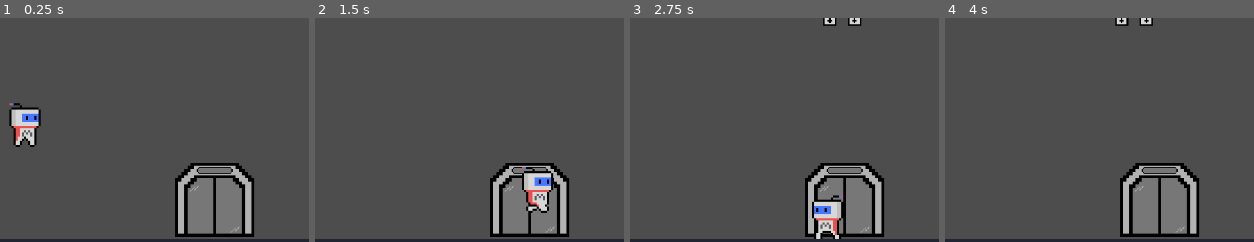
Above: before the commit, frames 1-4 (left to right).
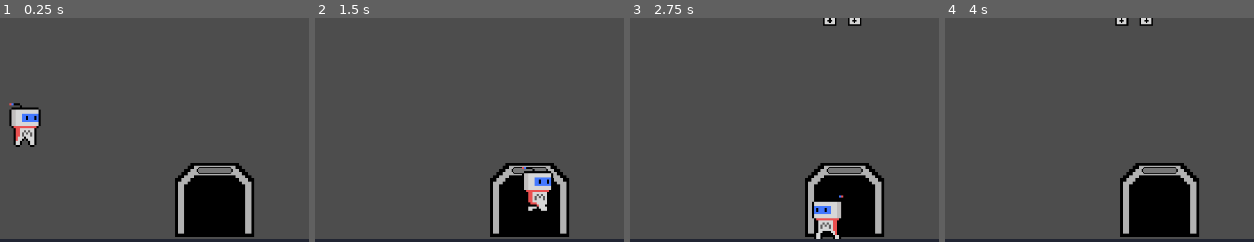
Above: after the commit, the same moments.

Repository: mrshark3959/Magnettwins-GODOT
Game: Godot game, scene res://Scenes/Elevator.tscn
The game is run twice, just before and just after one commit, with the same random seed, the same clock (stepped at 60 frames per second) and the same inputs. This scene is started directly instead of the project's main scene. The engine's default icon, where the game draws it, is replaced by a stand-in: a white triangle on a blue panel in a dark square.
Inputs:
- Up to frame 1 (0.25 s): no input
- Up to frame 2 (1.5 s): hold Right (right) from 0.53 s (still down); tap A (a) at 0.6 s; tap Up (up) at 0.77, 1.07 s; tap D (d) at 0.8, 1.35 s
- Up to frame 3 (2.75 s): tap Up (up) at 1.52, 1.82, 2.3 s; tap S (s) at 1.55, 2.1 s; release Right (right) at 2.03 s; hold Left (left) from 2.03 s (still down)
- Up to frame 4 (4 s): release Left (left) at 2.78 s; hold Right (right) from 2.78 s (still down); tap Up (up) at 2.85, 3.02, 3.32, 3.77 s; tap A (a) at 3.05, 3.6 s; tap D (d) at 3.8 s
The pictures show only the part of the screen within x 20-70%, y 4-54%; the shares and areas given below are measured in that part.

The runs differ from the first frame. In frame 1, 4.1% of the frame differs, in the area x 60-79%, y 71-97%; in frame 2, 3.0%; in frame 3, 2.9%; in frame 4, 4.1%.

Commit message:
Elevator needs mask
Done but needs mask

Diff:
--- a/Scenes/Elevator.tscn
+++ b/Scenes/Elevator.tscn
@@ -316,7 +316,7 @@
 }],
 "loop": false,
 "name": &"Elevator Close",
-"speed": 18.0
+"speed": 15.0
 }, {
 "frames": [{
 "duration": 1.0,
@@ -393,17 +393,50 @@
 }, {
 "duration": 1.0,
 "texture": SubResource("AtlasTexture_s5q73")
+}, {
+"duration": 1.0,
+"texture": SubResource("AtlasTexture_jp6an")
+}, {
+"duration": 1.0,
+"texture": SubResource("AtlasTexture_jp6an")
+}, {
+"duration": 1.0,
+"texture": SubResource("AtlasTexture_jp6an")
+}, {
+"duration": 1.0,
+"texture": SubResource("AtlasTexture_jp6an")
+}, {
+"duration": 1.0,
+"texture": SubResource("AtlasTexture_jp6an")
+}, {
+"duration": 1.0,
+"texture": SubResource("AtlasTexture_jp6an")
+}, {
+"duration": 1.0,
+"texture": SubResource("AtlasTexture_jp6an")
+}, {
+"duration": 1.0,
+"texture": SubResource("AtlasTexture_jp6an")
+}, {
+"duration": 1.0,
+"texture": SubResource("AtlasTexture_jp6an")
+}, {
+"duration": 1.0,
+"texture": SubResource("AtlasTexture_jp6an")
+}, {
+"duration": 1.0,
+"texture": SubResource("AtlasTexture_jp6an")
 }, {
 "duration": 1.0,
 "texture": SubResource("AtlasTexture_jp6an")
 }],
 "loop": false,
 "name": &"Elevator Open",
-"speed": 16.0
+"speed": 15.0
 }]
 
 [sub_resource type="RectangleShape2D" id="RectangleShape2D_yi13f"]
-size = Vector2(25.796, 25.1346)
+size = Vector2(5.45685, 18.5202)
 
 [sub_resource type="CapsuleShape2D" id="CapsuleShape2D_t5a0a"]
 radius = 2.69926
@@ -431,11 +464,10 @@
 [node name="OpenClose" type="AnimatedSprite2D" parent="Nextlevel"]
 texture_filter = 1
 sprite_frames = SubResource("SpriteFrames_2kfw6")
-animation = &"Elevator Open"
+animation = &"Elevator Close"
 
 [node name="CollisionShape2D" type="CollisionShape2D" parent="Nextlevel"]
-position = Vector2(3.33786e-06, 5.95293)
-scale = Vector2(1, 1)
+position = Vector2(0, 23.1503)
 shape = SubResource("RectangleShape2D_yi13f")
 
 [node name="Timer" type="Timer" parent="Nextlevel"]
@@ -489,7 +521,7 @@
 collision_mask = 0
 script = ExtResource("6_wnptl")
 
-[node name="CollisionShape2D" type="CollisionShape2D" parent="Ferrus" groups=["Player", "Player2"]]
+[node name="CollisionShape2D" type="CollisionShape2D" parent="Ferrus" groups=["Player2"]]
 shape = SubResource("RectangleShape2D_kuyk0")
 
 [node name="Trigger" type="Area2D" parent="Ferrus"]
